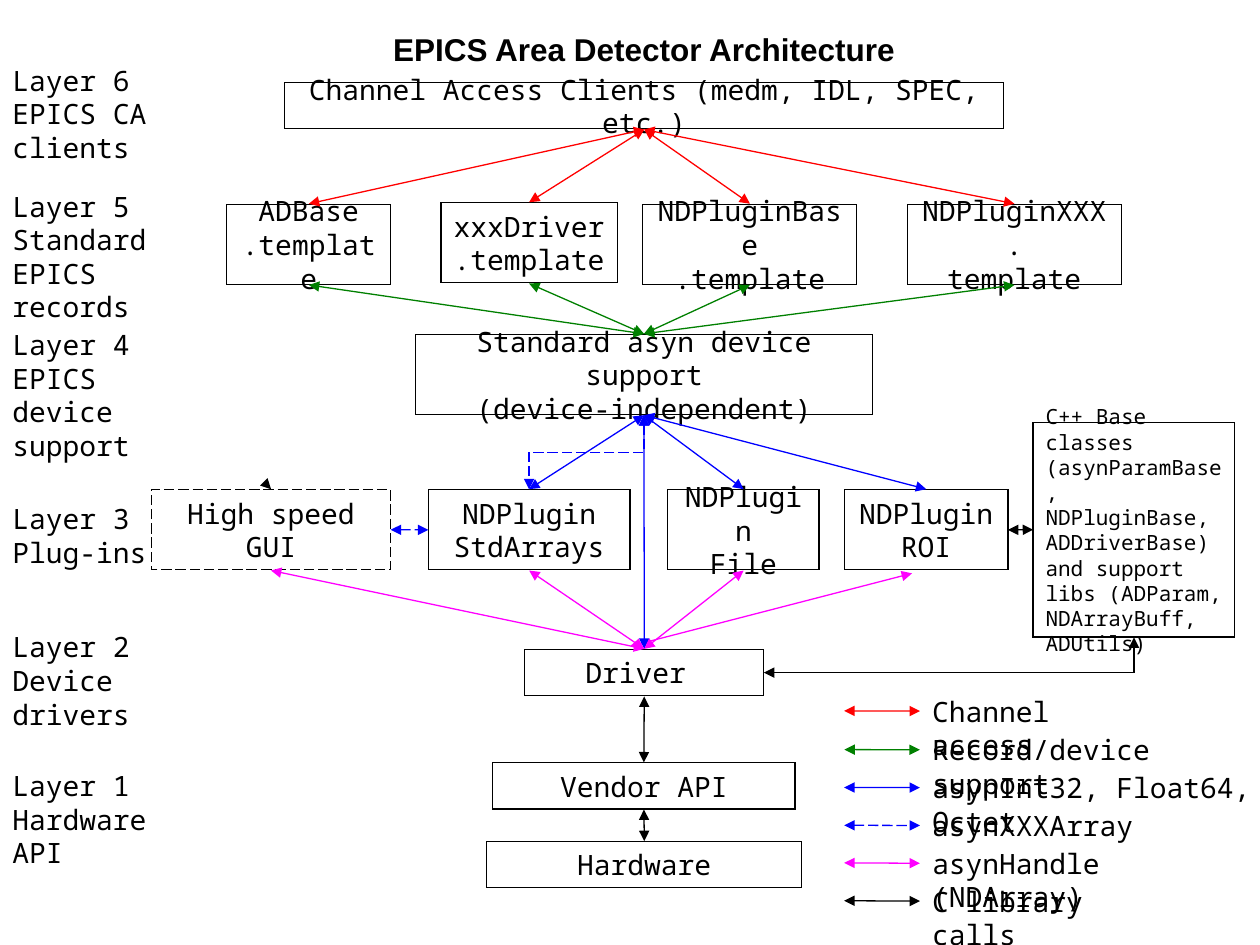
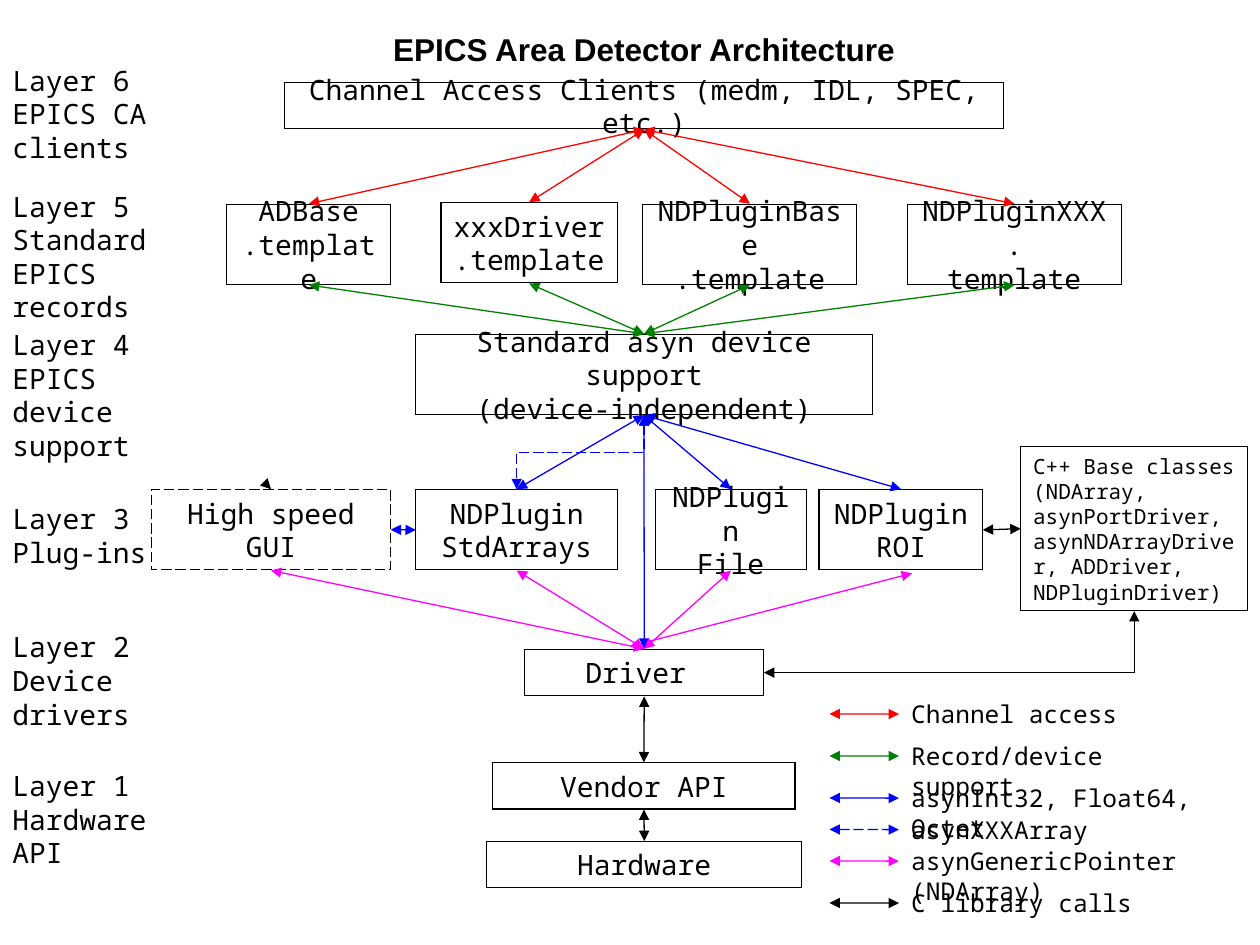
Before and after one commit to areaDetector/ADAndor, a slide deck: slide 1 of documentation/areaDetectorArchitecture.ppt. Drawn at 1260x945 pixels with LibreOffice and Linux fonts; fonts in the diff are those of the drawing. Boxes give left, top, right and bottom in pixels: in the first picture for what was removed or moved away, otherwise in the second. Text is boxed around its words. In the diff, an @@ line names an element or a change of style, - is before the commit and + after.

Commit message:
New for some components

```diff
--- a/documentation/areaDetectorArchitecture.ppt
+++ b/documentation/areaDetectorArchitecture.ppt
@@ elbow double arrow moved from (644, 416) - (529, 489) to (644, 416) - (517, 489) @@
@@ double arrow moved from (644, 416) - (529, 489) to (644, 416) - (517, 489) @@
@@ double arrow moved from (644, 416) - (743, 489) to (644, 416) - (731, 489) @@
@@ double arrow moved from (644, 416) - (926, 489) to (644, 416) - (901, 489) @@
@@ rectangle "C++ Base classes (NDArray, asynPortDriver, ...": place and size @@
-rectangle "C++ Base classes (NDArray, asynPortDriver, ..." at [1033,422,1235,636]
+rectangle "C++ Base classes (NDArray, asynPortDriver, ..." at [1021,446,1247,610]
@@ text in rectangle at [1033,458,1234,605]: text changed @@
-C++ Base classes (asynParamBase, NDPluginBase, ADDriverBase) and support libs (ADParam, NDArrayBuff, ADUtils)
+C++ Base classes (NDArray, asynPortDriver, asynNDArrayDriver, ADDriver, NDPluginDriver)
@@ rectangle "NDPlugin StdArrays": place and size @@
-rectangle "NDPlugin StdArrays" at [428,490,630,571]
+rectangle "NDPlugin StdArrays" at [416,490,617,571]
@@ rectangle "NDPlugin File": place and size @@
-rectangle "NDPlugin File" at [668,490,819,571]
+rectangle "NDPlugin File" at [655,490,806,571]
@@ rectangle "NDPluginROI": place and size @@
-rectangle "NDPluginROI" at [844,490,1008,571]
+rectangle "NDPluginROI" at [819,490,983,571]
@@ double arrow moved from (391, 529) - (428, 530) to (391, 529) - (416, 530) @@
@@ double arrow moved from (1033, 529) - (1008, 530) to (1021, 529) - (983, 530) @@
@@ double arrow moved from (529, 571) - (644, 649) to (517, 571) - (644, 649) @@
@@ double arrow moved from (743, 571) - (644, 649) to (731, 571) - (644, 649) @@
@@ elbow double arrow moved from (764, 673) - (1134, 638) to (764, 673) - (1134, 611) @@
@@ double arrow moved from (844, 711) - (920, 711) to (829, 714) - (898, 714) @@
@@ text "Channel access": place and size @@
-text "Channel access" at [932,700,1049,761]
+text "Channel access" at [911,704,1117,724]
@@ size 16 to 14 pt in 5 elements at [911,890,1132,918], [911,704,1117,724], [911,819,1087,845], [911,785,1191,843], [911,746,1102,801] @@
@@ text "Record/device support": place and size @@
-text "Record/device support" at [932,738,1150,802]
+text "Record/device support" at [911,746,1102,801]
@@ double arrow moved from (844, 750) - (920, 750) to (829, 756) - (898, 756) @@
@@ text "asynInt32, Float64, Octet": place and size @@
-text "asynInt32, Float64, Octet" at [932,775,1250,839]
+text "asynInt32, Float64, Octet" at [911,785,1191,843]
@@ double arrow moved from (844, 788) - (920, 788) to (829, 798) - (898, 798) @@
@@ text "asynXXXArray": place and size @@
-text "asynXXXArray" at [932,811,1133,843]
+text "asynXXXArray" at [911,819,1087,845]
@@ double arrow moved from (844, 825) - (920, 825) to (829, 829) - (898, 829) @@
@@ double arrow moved from (844, 863) - (920, 863) to (829, 861) - (898, 861) @@
@@ text at [911,851,1176,906]: text changed; size 16 to 14 pt @@
-asynHandle (NDArray)
+asynGenericPointer (NDArray)
@@ text "C library calls": place and size @@
-text "C library calls" at [932,887,1083,919]
+text "C library calls" at [911,890,1132,918]
@@ double arrow moved from (844, 901) - (920, 901) to (829, 903) - (898, 903) @@
```
